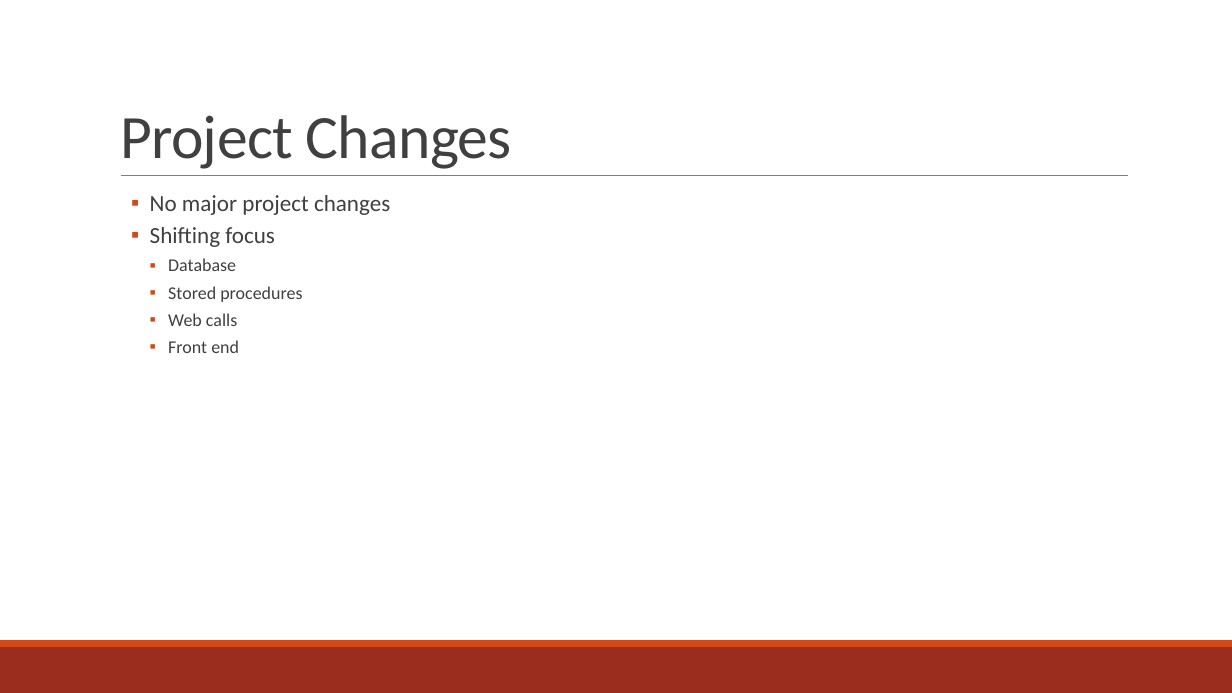
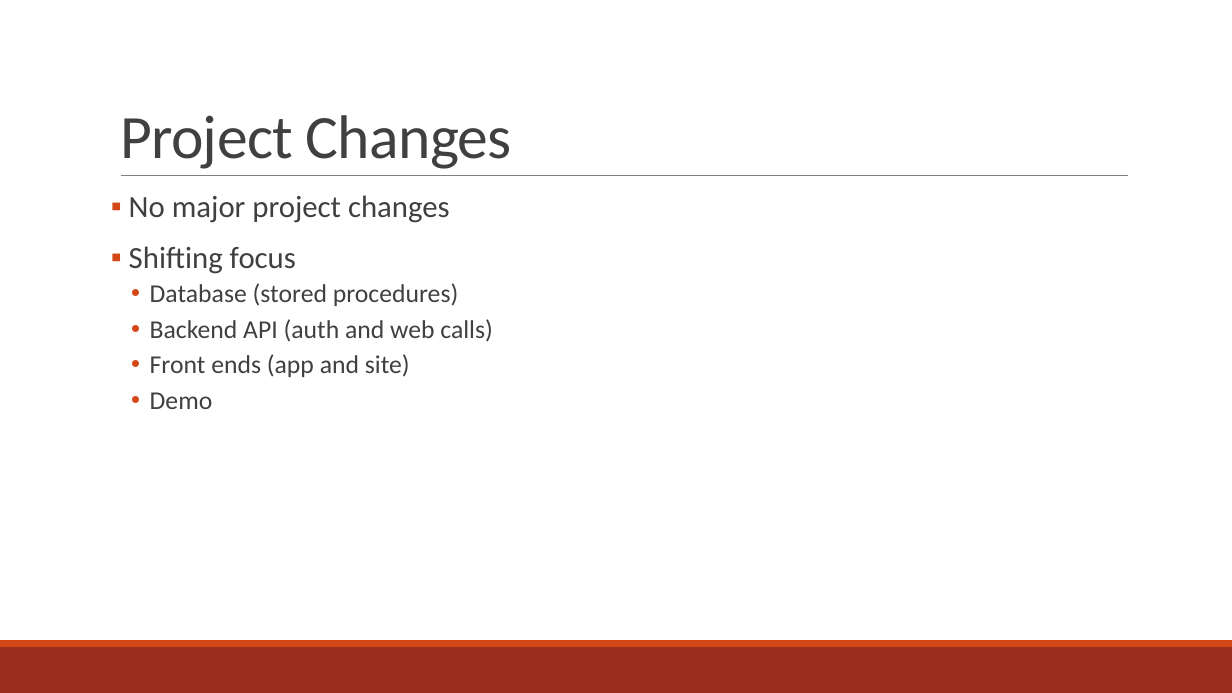
Before and after one commit to amgabriel45/CS495ClubStuff, a slide deck: slide 17 of Crimson Clubs (Design).pptx. Drawn at 1232x693 pixels with LibreOffice and Linux fonts; fonts in the diff are those of the drawing. Boxes give left, top, right and bottom in pixels: in the first picture for what was removed or moved away, otherwise in the second. Text is boxed around its words. In the diff, an @@ line names an element or a change of style, - is before the commit and + after.

```diff
--- a/Crimson Clubs (Design).pptx
+++ b/Crimson Clubs (Design).pptx
@@ text at (129,195,450,274): size 18 to 24 pt in "No major project changes", "Shifting focus"; list level 2 to 1 in "No major project changes"; list level 2 to 1 in "Shifting focus" @@
@@ text at (150,283,493,409): text changed; size 14 to 20 pt @@
-    ▪ Database
-    ▪ Stored procedures
-    ▪ Web calls
-    ▪ Front end
+  • Database (stored procedures)
+  • Backend API (auth and web calls)
+  • Front ends (app and site)
+  • Demo
```
Also in this commit, not shown: 3 other slides changed.
